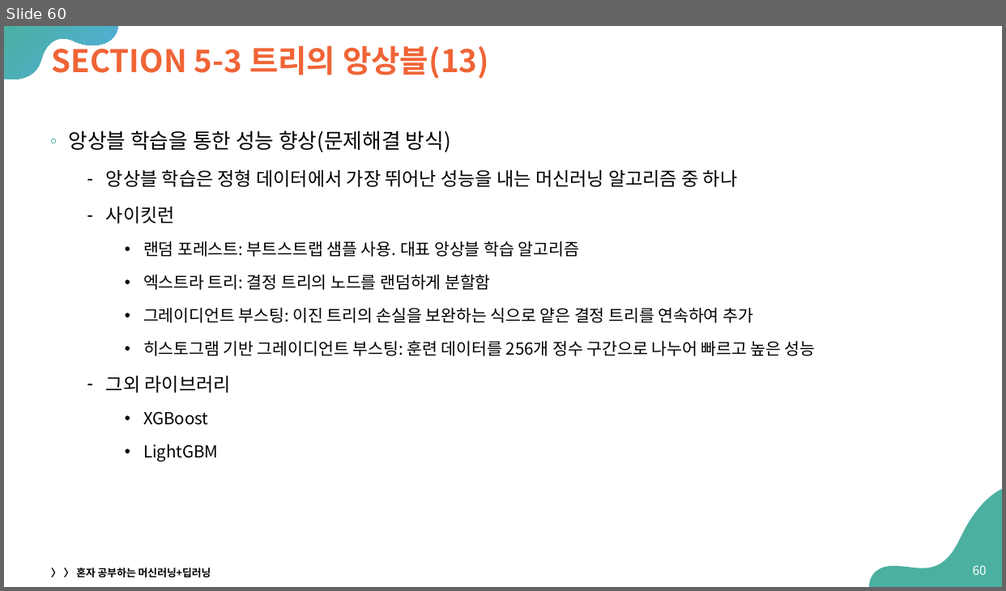
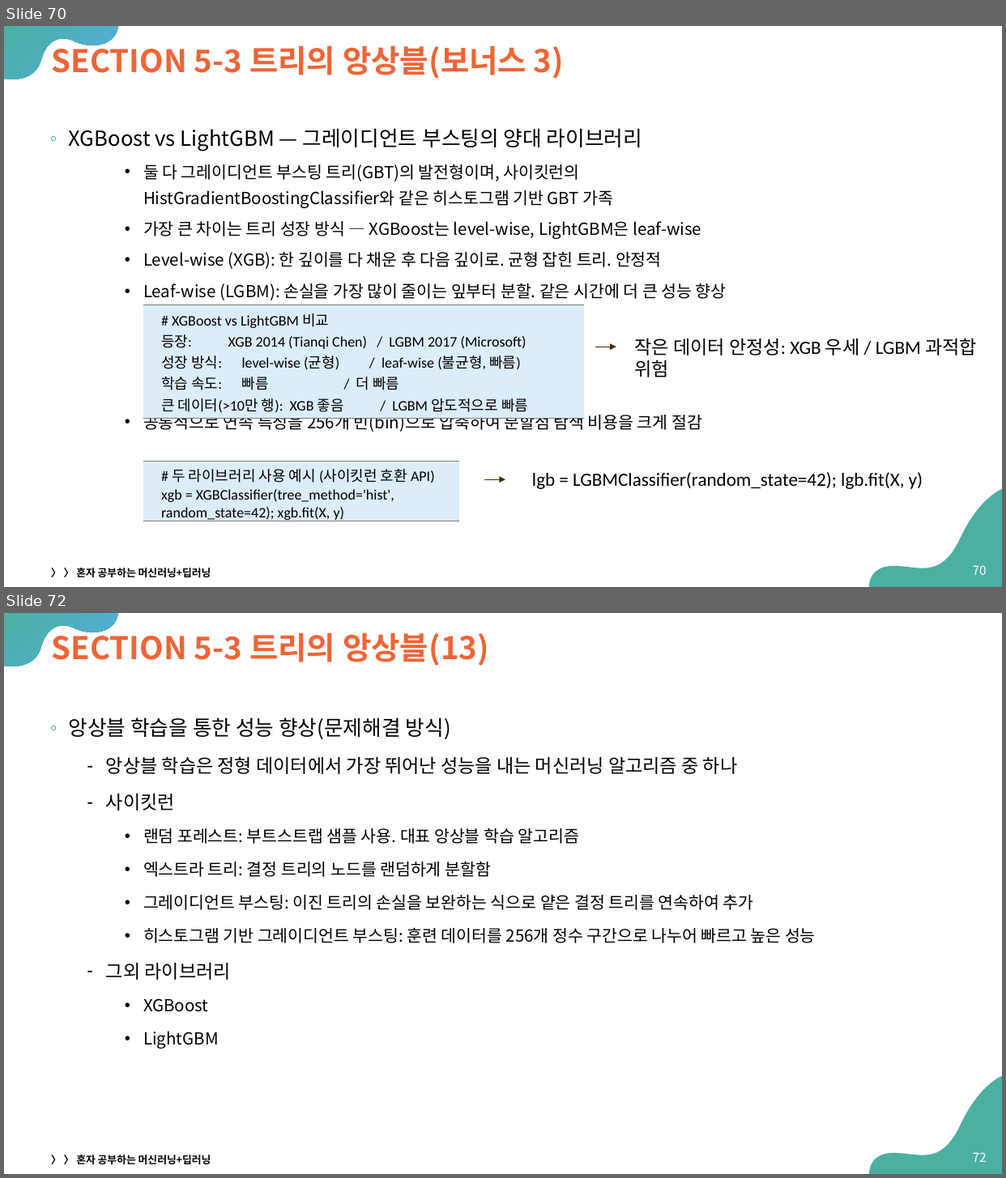
Before and after one commit to Sangdon-Park/Sangdon-Park.github.io, a slide deck: data/인공지능/05_트리_알고리즘.pptx. Shown one above the other, each under a label of ours: slide 60 before the commit, slides 70 and 72 after it; the slides between them are not shown. The pictures are 1006x591 and 1006x1178 pixels, drawn with LibreOffice and Linux fonts; fonts in the diff are those of the drawing. Boxes give left, top, right and bottom in pixels: in the first picture for what was removed or moved away, otherwise in the second. Text is boxed around its words. In the diff, an @@ line names an element or a change of style, - is before the commit and + after.

Commit message:
feat: update ai chapter 5 tree algorithm materials

```diff
--- a/data/인공지능/05_트리_알고리즘.pptx
+++ b/data/인공지능/05_트리_알고리즘.pptx
@@ slide 70 added at <box>4,26,1002,587</box>, background #FFFFFF; not listed: 2 template elements that a slide beside it also shows @@
@@ title added at <box>51,41,564,79</box>, 30 pt, text #F06436, bold @@
+SECTION 5-3 트리의 앙상블(보너스 3)
@@ text added at <box>69,128,727,432</box>, 16 pt, text #000000 @@
+◦ XGBoost vs LightGBM — 그레이디언트 부스팅의 양대 라이브러리
+    • 둘 다 그레이디언트 부스팅 트리(GBT)의 발전형이며, 사이킷런의
+      HistGradientBoostingClassifier와 같은 히스토그램 기반 GBT 가족
+    • 가장 큰 차이는 트리 성장 방식 — XGBoost는 level-wise, LightGBM은 leaf-wise
+    • Level-wise (XGB): 한 깊이를 다 채운 후 다음 깊이로. 균형 잡힌 트리. 안정적
+    • Leaf-wise (LGBM): 손실을 가장 많이 줄이는 잎부터 분할. 같은 시간에 더 큰 성능 향상
+    • 공통적으로 연속 특성을 256개 빈(bin)으로 압축하여 분할점 탐색 비용을 크게 절감
@@ table added at <box>143,305,584,551</box>, 1 rows, 1 columns @@
+# XGBoost vs LightGBM 비교 / 등장: XGB 2014 (Tianqi Chen) / LGBM 2017 (Microsoft) / 성장 방식: level-wise (균형) / leaf-wise (불균형, 빠름) / 학습 속도: 빠름 / 더 빠름 / 큰 데이터(>10만 행): XGB 좋음 / LGBM 압도적으로 빠름
@@ text added at <box>635,338,977,378</box>, 18 pt, text #000000 @@
+작은 데이터 안정성: XGB 우세 / LGBM 과적합 위험
@@ arrow added from (595, 347) to (616, 347), #4D2702 0.75 pt @@
@@ table added at <box>143,462,459,587</box>, 1 rows, 1 columns @@
+# 두 라이브러리 사용 예시 (사이킷런 호환 API) / xgb = XGBClassifier(tree_method='hist', random_state=42); xgb.fit(X, y)
@@ arrow added from (484, 480) to (505, 480), #4D2702 0.75 pt @@
@@ text added at <box>532,472,923,489</box>, 18 pt, text #000000 @@
+lgb = LGBMClassifier(random_state=42); lgb.fit(X, y)
@@ text added at <box>51,568,211,578</box>, 10 pt, text #000000, bold @@
+〉 〉 혼자 공부하는 머신러닝+딥러닝
@@ page number added at <box>973,565,987,575</box>, 12 pt, text #FFFFFF @@
+70
@@ what was slide 60 is now slide 72 @@
@@ page number at <box>973,1152,987,1162</box>: text changed @@
-60
+72
```
Also in this commit, not shown: 11 other slides added, 1 other file.
